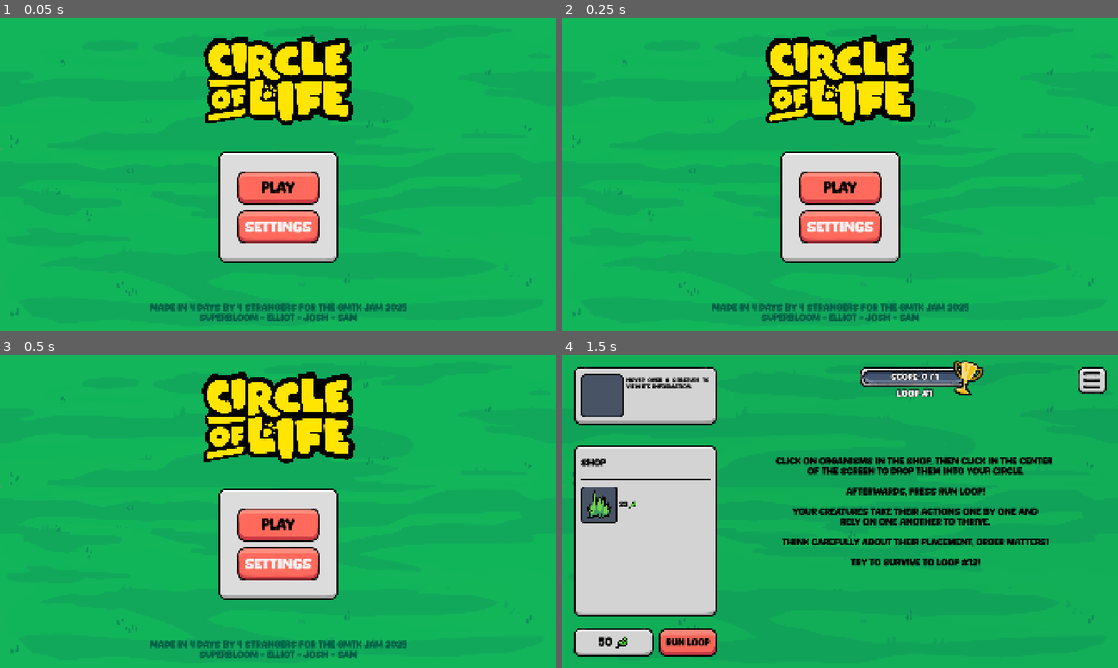
Above: before the commit, frames 1-4 (two rows, left to right).
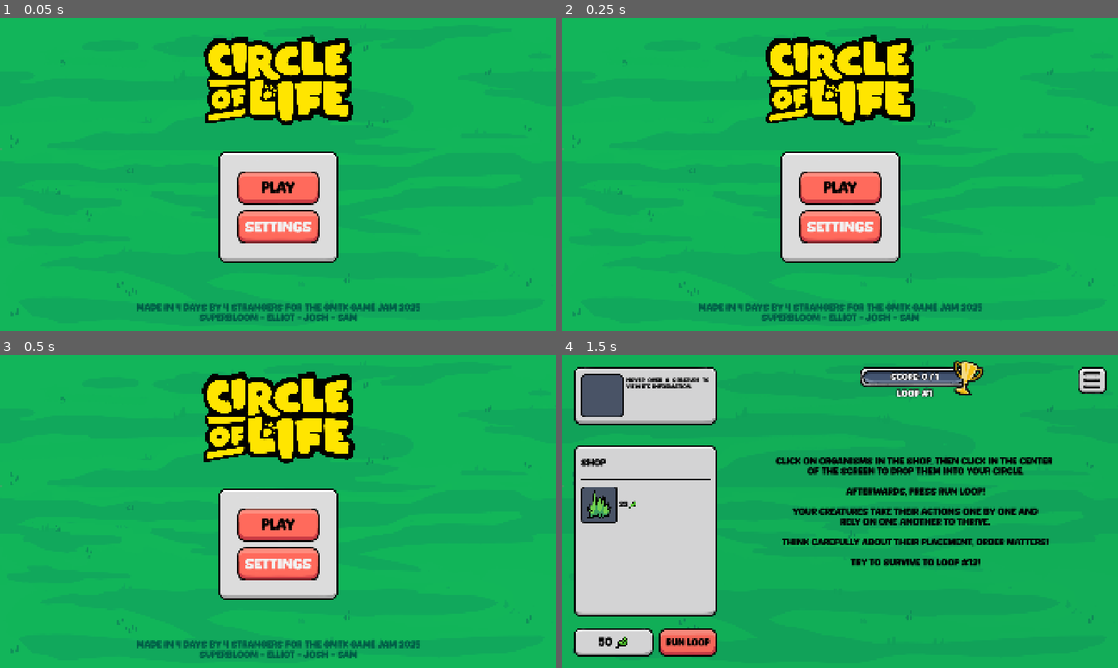
Above: after the commit, the same moments.

Repository: elliotfontaine/gmtk-2025-submission
Game: Godot game, scene res://scenes/main_menu.tscn
Two runs of this game, one before a commit and one after it. Both use one fixed random seed, a clock stepped at 60 frames per second and the inputs below. The engine's default icon, where the game draws it, is replaced by a stand-in: a white triangle on a blue panel in a dark square.
Inputs (mouse positions are in pixels of both pictures, inside the frame that each line leads up to):
- Up to frame 1 (0.05 s): no input
- Up to frame 2 (0.25 s): no input
- Up to frame 3 (0.5 s): no input
- Up to frame 4 (1.5 s): click "play" at 0.5 s; tap Enter at 1.25 s; move the mouse to (962, 495) at 1.27 s; hold D from 1.28 s (still down); hold Shift from 1.28 s (still down); click (962, 495) at 1.42 s

The runs differ from the first frame. In frame 1, 0.7% of the frame differs, in the area x 24-76%, y 91-94%; in frame 2, 0.7%; in frame 3, 0.7%; in frame 4, nothing differs.

Commit message:
Update main_menu.tscn

Diff:
--- a/scenes/main_menu.tscn
+++ b/scenes/main_menu.tscn
@@ -96,7 +96,7 @@
 grow_horizontal = 2
 grow_vertical = 0
 theme_override_colors/font_color = Color(0, 0.364706, 0.27451, 1)
-text = "Made in 4 days by 4 strangers for the gmtk jam 2025
+text = "Made in 4 days by 4 strangers for the gmtk game jam 2025
 Superbloom - Elliot - Josh - Sam"
 horizontal_alignment = 1
 vertical_alignment = 1
